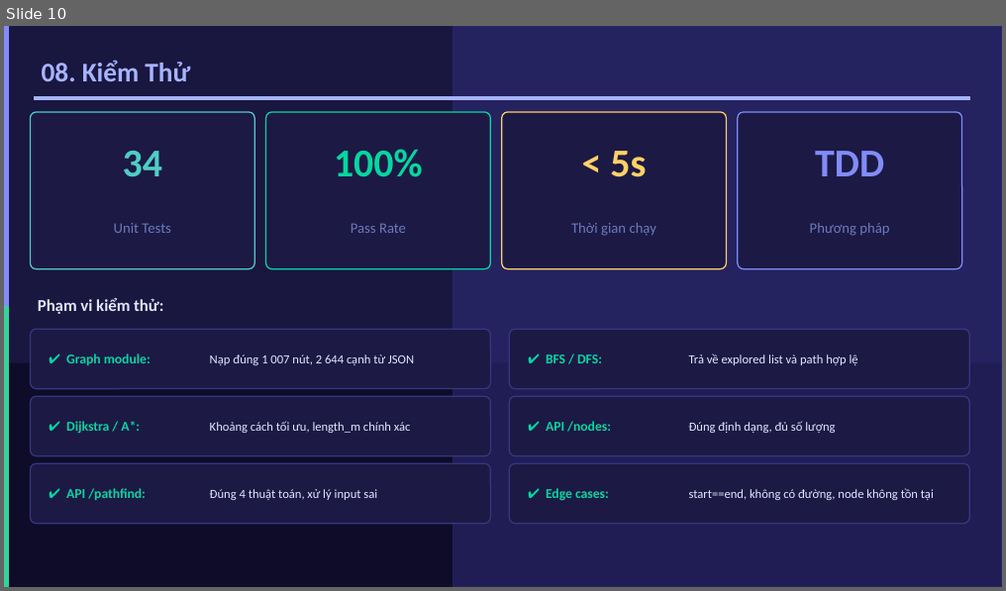
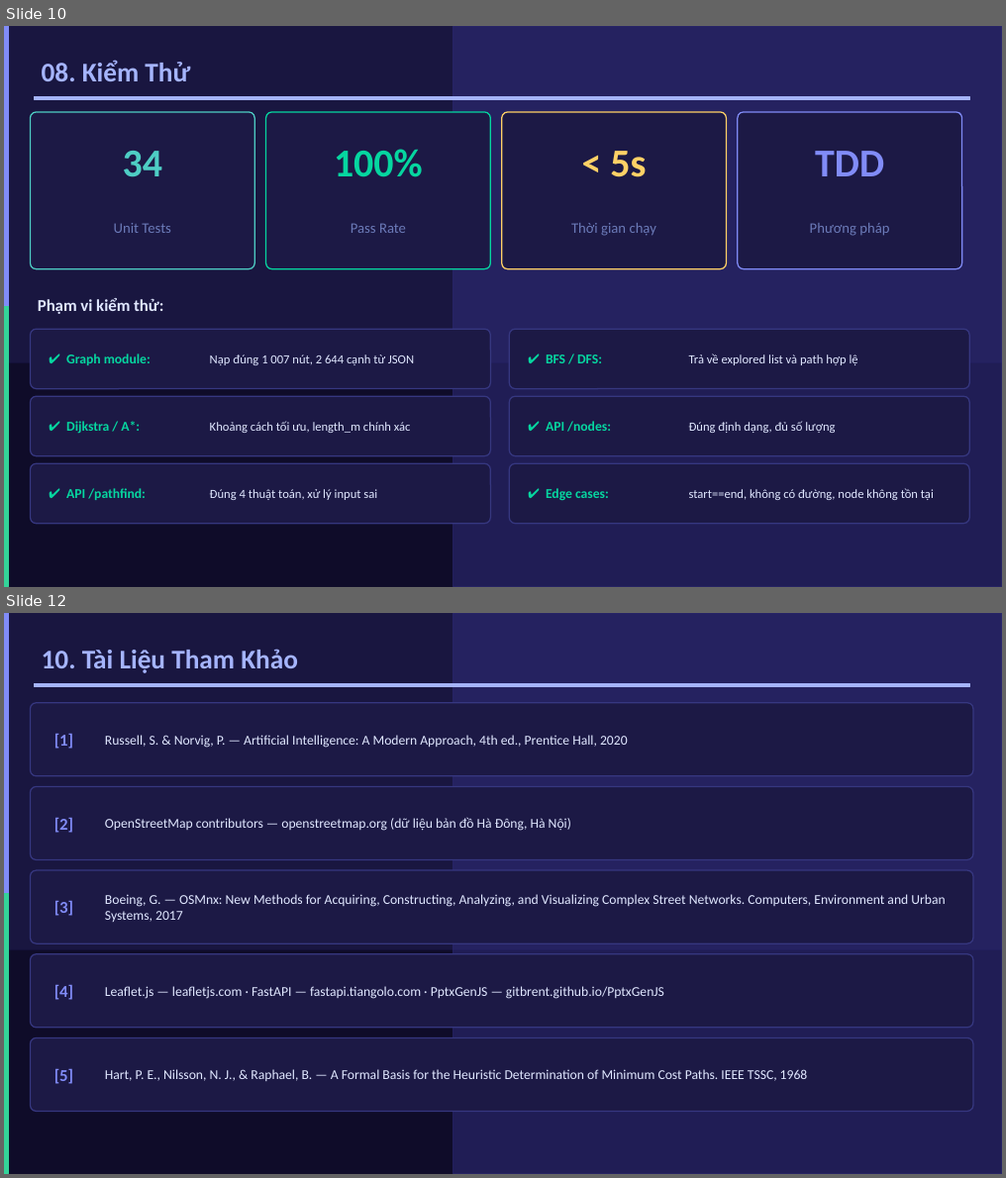
Before and after one commit to huuvietnguyen72/NhapMonAI_PathFinder, a slide deck: ThuyetTrinh_PathFinderAI.pptx. Shown one above the other, each under a label of ours: slide 10 before the commit, slides 10 and 12 after it; the slides between them are not shown. The pictures are 1006x591 and 1006x1178 pixels, drawn with LibreOffice and Linux fonts; fonts in the diff are those of the drawing. Boxes give left, top, right and bottom in pixels: in the first picture for what was removed or moved away, otherwise in the second. Text is boxed around its words. In the diff, an @@ line names an element or a change of style, - is before the commit and + after.

Commit message:
feat: slide 11 kết luận, slide 12 tài liệu tham khảo (mới), slide 13 cảm ơn — hoàn thành 13 slide

```diff
--- a/ThuyetTrinh_PathFinderAI.pptx
+++ b/ThuyetTrinh_PathFinderAI.pptx
@@ slide 12 added at box(4, 613, 1002, 1174), background #FFFFFF @@
@@ rectangle added at box(4, 613, 1002, 1174), fill #0F0C29, outline #0F0C29 1 pt @@
@@ rectangle added at box(4, 613, 1002, 950), fill #1E1B4B at 70% opacity, outline #1E1B4B 1 pt @@
@@ rectangle added at box(4, 613, 9, 894), fill #818CF8, outline #818CF8 1 pt @@
@@ rectangle added at box(453, 613, 1002, 1174), fill #312E81 at 50% opacity, outline #312E81 1 pt @@
@@ text added at box(42, 649, 298, 673), 26 pt, text #A5B4FC, bold @@
+10. Tài Liệu Tham Khảo
@@ rectangle added at box(34, 684, 969, 686), fill #A5B4FC, outline #A5B4FC 1 pt @@
@@ rounded rectangle added at box(30, 703, 973, 776), fill #1C1945, outline #363780 1.2 pt @@
@@ text added at box(54, 733, 73, 749), 16 pt, text #818CF8, bold @@
+[1]
@@ text added at box(105, 735, 628, 748), 13 pt, text #E0E7FF @@
+Russell, S. & Norvig, P. — Artificial Intelligence: A Modern Approach, 4th ed., Prentice Hall, 2020
@@ rounded rectangle added at box(30, 786, 973, 861), fill #1C1945, outline #363780 1.2 pt @@
@@ text added at box(54, 817, 73, 833), 16 pt, text #818CF8, bold @@
+[2]
@@ text added at box(105, 817, 571, 831), 13 pt, text #E0E7FF @@
+OpenStreetMap contributors — openstreetmap.org (dữ liệu bản đồ Hà Đông, Hà Nội)
@@ rounded rectangle added at box(30, 870, 973, 944), fill #1C1945, outline #363780 1.2 pt @@
@@ rectangle added at box(4, 894, 9, 1174), fill #34D399, outline #34D399 1 pt @@
@@ text added at box(54, 900, 73, 916), 16 pt, text #818CF8, bold @@
+[3]
@@ text added at box(105, 894, 944, 922), 13 pt, text #E0E7FF @@
+Boeing, G. — OSMnx: New Methods for Acquiring, Constructing, Analyzing, and Visualizing Complex Street Networks. Computers, Environment and Urban Systems, 2017
@@ rounded rectangle added at box(30, 955, 973, 1028), fill #1C1945, outline #363780 1.2 pt @@
@@ text added at box(54, 984, 73, 1000), 16 pt, text #818CF8, bold @@
+[4]
@@ text added at box(105, 986, 664, 999), 13 pt, text #E0E7FF @@
+Leaflet.js — leafletjs.com · FastAPI — fastapi.tiangolo.com · PptxGenJS — gitbrent.github.io/PptxGenJS
@@ rounded rectangle added at box(30, 1039, 973, 1112), fill #1C1945, outline #363780 1.2 pt @@
@@ text added at box(54, 1068, 73, 1084), 16 pt, text #818CF8, bold @@
+[5]
@@ text added at box(105, 1069, 808, 1081), 13 pt, text #E0E7FF @@
+Hart, P. E., Nilsson, N. J., & Raphael, B. — A Formal Basis for the Heuristic Determination of Minimum Cost Paths. IEEE TSSC, 1968
```
Also in this commit, not shown: 2 other slides added, 1 other file.
